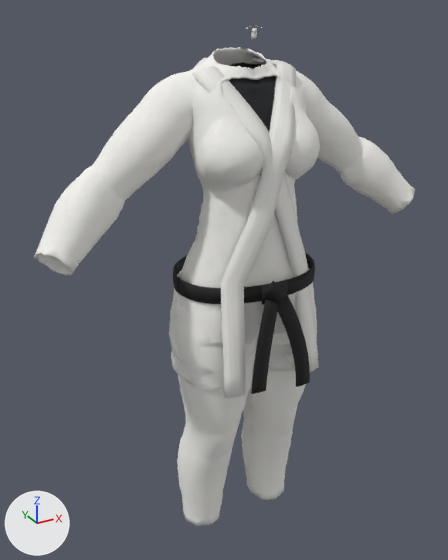
Two versions of the glTF model public/coaches/kanya/tenues/judo.glb, one commit apart.
Rendered twice from a camera (50 mm lens) standing at (-0.769, -1.264, 1.592) and looking at (-0.04, 0.062, 0.929). Arrows for +X, +Y and +Z are at lower left; the lights stay in place. The first picture is the older version. Where no turn or scale is listed for an object, it has been applied to the vertices. Vertices at exactly the same position are counted once.

The older version as bpy lines, for what is in view:
```python
ob_ceinture = bpy.data.objects.new('ceinture', me_ceinture_001)
ob_ceinture.location = (0.0, 0.0, 0.923)
ob_pan_1 = bpy.data.objects.new('pan-1', me_pan_1_001)
ob_pan_1.location = (0.0, 0.0, 0.923)
ob_pan__1 = bpy.data.objects.new('pan--1', me_pan__1_001)
ob_pan__1.location = (0.0, 0.0, 0.923)
ob_pantalon_judo = bpy.data.objects.new('pantalon-judo', me_pantalon_judo)
ob_pantalon_judo.location = (0.0, 0.0, 0.923)
ob_revers_right = bpy.data.objects.new('revers-Right', me_revers_right_001)
ob_revers_right.location = (0.0, 0.0, 0.923)
ob_veste_judo = bpy.data.objects.new('veste-judo', me_veste_judo)
ob_veste_judo.location = (0.0, 0.0, 0.923)
# also in view: 'haut-rash-court' at (0.0, 0.024, 1.216); 'jupe-veste' at (0.001, 0.031, 0.827); 'revers-Left' at (-0.006, 0.014, 1.097)
```
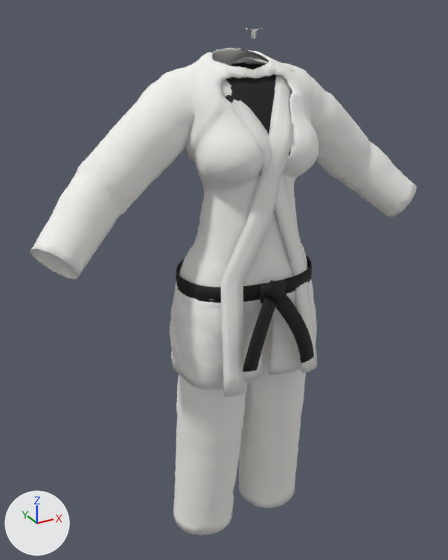
Changed parts and their boxes (x1, y1, x2, y2) in the pictures (448 x 560 px; the box of a moved part takes in the faces that stretch with it):
'veste-judo', reshaped: before (34, 25, 415, 288); after (31, 28, 417, 300)
'pantalon-judo', reshaped (7% taller): before (174, 301, 306, 526); after (173, 294, 306, 535)
'ceinture', reshaped (8% shorter): before (173, 253, 315, 304); after (176, 256, 312, 303)
'pan--1', reshaped (21% wider, 20% shorter): before (251, 300, 278, 394); after (242, 297, 275, 372)
'pan-1', reshaped (18% wider, 24% shorter): before (277, 295, 310, 387); after (275, 293, 314, 363)
part 4 of me_pantalon_judo, moved or reshaped: before (177, 318, 306, 526); after (173, 318, 306, 535)
part 5 of me_veste_judo, moved or reshaped: before (39, 25, 415, 287); after (37, 28, 416, 286)
part 6 of me_veste_judo, surface changed: before (34, 25, 415, 288); after (31, 28, 417, 300)

What changed in the scene script:
```text
Change me_ceinture_001:
    used by ob_ceinture; location = (0.0, 0.0, 0.923)
    remove me_ceinture_001.from_pydata(...)  # 435 vertices, 872 faces; spans x -0.191..0.192, y -0.116..0.178, z 0.015..0.055
    add me_ceinture_001.from_pydata(...)  # 435 vertices, 872 faces; spans x -0.183..0.184, y -0.108..0.17, z 0.015..0.055
    me_ceinture_001 part 1: 435 of 435 vertices moved; they spanned x -0.191..0.192, y -0.116..0.178, z 0.015..0.055 and now span x -0.183..0.184, y -0.108..0.17, z 0.015..0.055; mean shift (0.0, 0.0, 0.0)
Change me_pan_1_001:
    used by ob_pan_1; location = (0.0, 0.0, 0.923)
    remove me_pan_1_001.from_pydata(...)  # 78 vertices, 152 faces; spans x -0.007..0.087, y -0.17..-0.128, z -0.224..0.026
    add me_pan_1_001.from_pydata(...)  # 78 vertices, 152 faces; spans x -0.005..0.107, y -0.158..-0.122, z -0.167..0.029
    me_pan_1_001 part 2: 78 of 78 vertices moved; they spanned x -0.007..0.087, y -0.17..-0.128, z -0.224..0.026 and now span x -0.005..0.107, y -0.158..-0.122, z -0.167..0.029; mean shift (0.01, 0.009, 0.03)
Change me_pan__1_001:
    used by ob_pan__1; location = (0.0, 0.0, 0.923)
    remove me_pan__1_001.from_pydata(...)  # 78 vertices, 152 faces; spans x -0.087..0.007, y -0.17..-0.128, z -0.204..0.027
    add me_pan__1_001.from_pydata(...)  # 78 vertices, 152 faces; spans x -0.107..0.005, y -0.158..-0.122, z -0.147..0.03
    me_pan__1_001 part 3: 78 of 78 vertices moved; they spanned x -0.087..0.007, y -0.17..-0.128, z -0.204..0.027 and now span x -0.107..0.005, y -0.158..-0.122, z -0.147..0.03; mean shift (-0.01, 0.009, 0.03)
Change me_pantalon_judo:
    used by ob_pantalon_judo; location = (0.0, 0.0, 0.923)
    remove me_pantalon_judo.from_pydata(...)  # 4468 vertices, 8940 faces; spans x -0.198..0.2, y -0.098..0.162, z -0.765..0.092
    add me_pantalon_judo.from_pydata(...)  # 4468 vertices, 8940 faces; spans x -0.207..0.207, y -0.095..0.162, z -0.763..0.091
    me_pantalon_judo part 4: 3736 of 4468 vertices moved; they spanned x -0.198..0.2, y -0.098..0.159, z -0.765..0.092 and now span x -0.207..0.207, y -0.093..0.16, z -0.763..0.091; mean shift (0.0, -0.004, 0.001); largest move (-0.097, 0.147, -0.567) -> (-0.089, 0.137, -0.622)
Change me_veste_judo:
    used by ob_veste_judo; location = (0.0, 0.0, 0.923)
    remove me_veste_judo.from_pydata(...)  # 11144 vertices, 22284 faces; spans x -0.527..0.529, y -0.116..0.166, z 0.017..0.633
    add me_veste_judo.from_pydata(...)  # 11144 vertices, 22284 faces; spans x -0.534..0.534, y -0.116..0.175, z 0.02..0.628
    me_veste_judo part 5: 11081 of 11144 vertices moved; they spanned x -0.527..0.529, y -0.116..0.166, z 0.017..0.633 and now span x -0.534..0.534, y -0.116..0.175, z 0.02..0.628; mean shift (0.0, 0.0, -0.002); largest move (0.323, 0.081, 0.267) -> (0.306, 0.109, 0.265)
    me_veste_judo part 6: 19459 kept faces spanning x -0.534..0.534, y -0.116..0.175, z 0.021..0.628 get new texture (UV) coordinates
```
